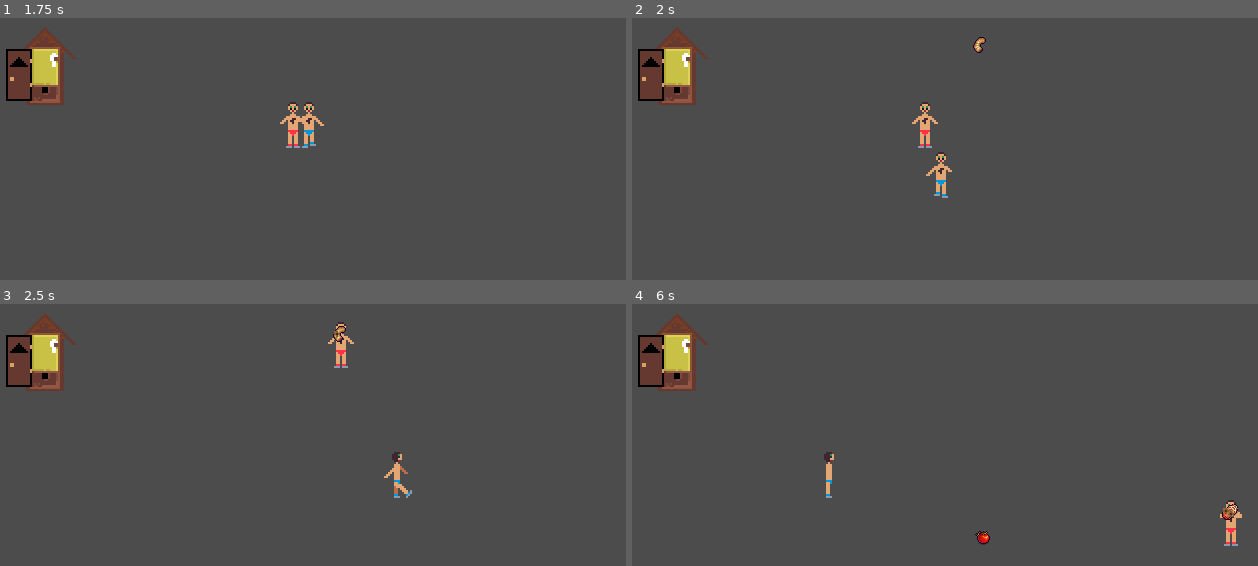
Above: before the commit, frames 1-4 (two rows, left to right).
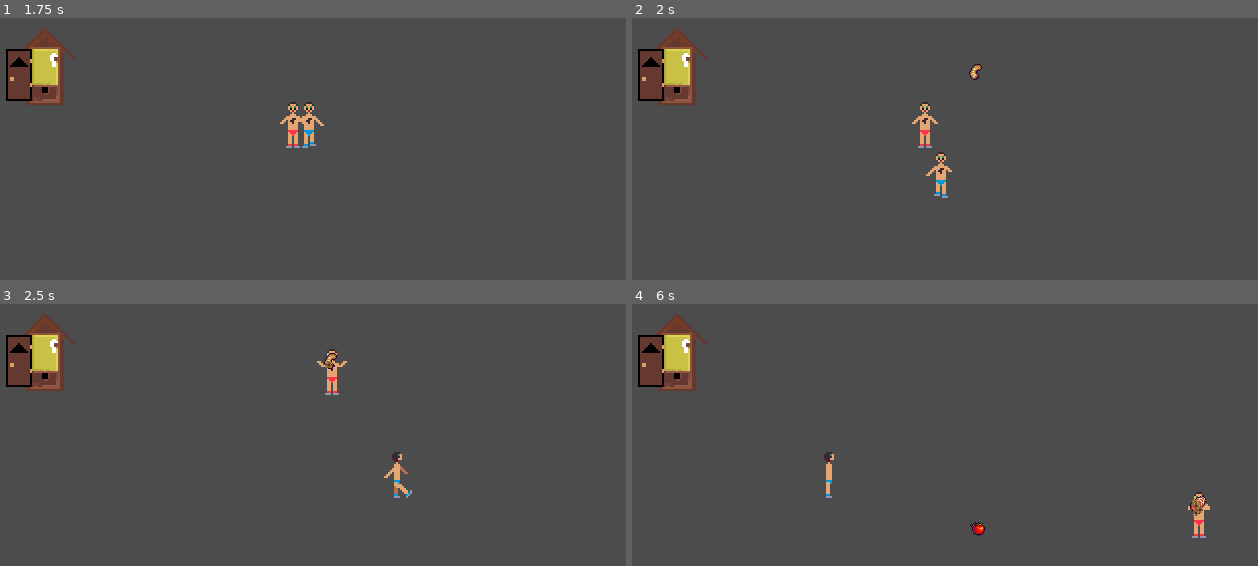
Above: after the commit, the same moments.

Repository: WhatevLD/ld41720
Game: Godot game, scene res://Root.tscn
The game is run twice, just before and just after one commit, with the same random seed, the same clock (stepped at 60 frames per second) and the same inputs.
Inputs:
- Up to frame 1 (1.75 s): tap Enter at 0.5 s; hold Right (ui_right) 0.53-1.28 s; hold Down (ui_down) from 1.28 s (still down)
- Up to frame 2 (2 s): keep holding Down (ui_down)
- Up to frame 3 (2.5 s): release Down (ui_down) at 2.03 s; hold Right (ui_right) from 2.03 s (still down)
- Up to frame 4 (6 s): release Right (ui_right) at 2.78 s; hold Up (ui_up) 2.78-3.53 s; hold Left (ui_left) 3.53-5.03 s; hold Down (ui_down) 5.03-5.78 s; hold Right (ui_right) from 5.78 s (still down)

Frame 1 is identical in both runs. In frame 2, 0.2% of the frame differs, in the area x 53-57%, y 7-24%; in frame 3, 0.6%; in frame 4, 0.8%, in the area x 53-98%, y 71-93%.

Commit message:
Add border to spawn, fix double-eat

Diff:
--- a/Entities/ManScript.gd
+++ b/Entities/ManScript.gd
@@ -30,6 +30,8 @@
 	var modifier = float((6 - fatLevel)) / 5.0
 	return maxAnimationFps * modifier
 
+func poopTime():
+	return fatLevel * 2
 
 func move_animation(direction):
 	var oldDirection = lastDirection
--- a/Entities/NPC/NPC.gd
+++ b/Entities/NPC/NPC.gd
@@ -77,28 +77,29 @@
 func _on_Area2D_area_entered(area):
 	match area.get_groups():
 		["food"]:
-			base.calories += area.calories
-			state = State.EATING
-			animations.play(str(base.fatLevel) + "-eat")
+			if !currentFood:
+				currentFood = area
+				base.calories += area.calories
+				state = State.EATING
+				animations.play(str(base.fatLevel) + "-eat")
 
-			area.position = position - Vector2(0,5)
-			area.z_index = z_index + 1
-			area.set_deferred("monitorable", false)
-			area.get_node("Crumbs").set_visible(true)
-			area.get_node("Crumbs").z_index = z_index + 1
-			area.get_node("Chew").playing = true
-			currentFood = area
-			#area.queue_free()
+				area.position = position - Vector2(0,5)
+				area.z_index = z_index + 1
+				area.set_deferred("monitorable", false)
+				area.get_node("Crumbs").set_visible(true)
+				area.get_node("Crumbs").z_index = z_index + 1
+				area.get_node("Chew").playing = true
+				currentFood = area
 
 func _on_Sprite_animation_finished():
 	if state == State.EATING:
+		currentFood.free()
+		currentFood = null
 		if base.calories > base.fatLevels[base.fatLevel]:
 			base.fatLevel += 1
 		if base.fatLevel == 6:
-			queue_free()
+			free()
 		else:
 			animations.animation = base.get_animation_direction(Vector2.DOWN)
 		base.idle_animation()
 		state = State.SEARCH
-		if currentFood:
-			currentFood.queue_free()
--- a/Entities/Outhouse/Outhouse.gd
+++ b/Entities/Outhouse/Outhouse.gd
@@ -18,6 +18,7 @@
 	animations.play("open")
 	emit_signal("done_pooping")
 
-func poop():
+func poop(time):
 	animations.play("closed")
+	poopTimer.wait_time = time
 	poopTimer.start()
--- a/Entities/Player/Player.gd
+++ b/Entities/Player/Player.gd
@@ -45,39 +45,40 @@
 func _on_Area2D_area_entered(area):
 	match area.get_groups():
 		["food"]:
-			base.calories += area.calories
-			state = State.EATING
-			animations.play(str(base.fatLevel) + "-eat")
+			if !currentFood:
+				base.calories += area.calories
+				state = State.EATING
+				animations.play(str(base.fatLevel) + "-eat")
 
-			# Reposition the food, make it so no one else can eat it
-			# Need to free this AFTER eating animation, and disable it's collison
-			area.position = position - Vector2(0,5)
-			area.z_index = z_index + 1
-			area.set_deferred("monitorable", false)
-			area.get_node("Crumbs").set_visible(true)
-			area.get_node("Crumbs").z_index = z_index + 1
-			area.get_node("Chew").playing = true
-			currentFood = area
+				# Reposition the food, make it so no one else can eat it
+				# Need to free this AFTER eating animation, and disable it's collison
+				area.position = position - Vector2(0,5)
+				area.z_index = z_index + 1
+				area.set_deferred("monitorable", false)
+				area.get_node("Crumbs").set_visible(true)
+				area.get_node("Crumbs").z_index = z_index + 1
+				area.get_node("Chew").playing = true
+				currentFood = area
 			#area.queue_free()
 		["outhouse"]:
 			self.hide()
 			self.position = area.position
 			self.position.y += 4
 			state = State.POOPING
-			area.poop()
+			area.poop(base.poopTime())
 
 func _on_Sprite_animation_finished():
 	if state == State.EATING:
+		currentFood.free()
+		currentFood = null
 		if base.calories > base.fatLevels[base.fatLevel]:
 			base.fatLevel += 1
 		if base.fatLevel == 6:
-			queue_free()
+			free()
 		else:
 			animations.animation = base.get_animation_direction(Vector2.DOWN)
 		base.idle_animation()
 		state = State.MOVING
-		if currentFood:
-			currentFood.queue_free()
 
 
 func _on_Outhouse_done_pooping():
--- a/Timer.gd
+++ b/Timer.gd
@@ -14,8 +14,8 @@
 	food.calories = rand.randi_range(1000, 10000)
 	food.tileId = rand.randi_range(0, 63)
 
-	var x = rand.randf_range(0,screen_size.x)
-	var y = rand.randf_range(0,screen_size.y)
+	var x = rand.randf_range(16,screen_size.x - 16)
+	var y = rand.randf_range(16,screen_size.y - 16)
 
 	food.position.x = x
 	food.position.y = y
